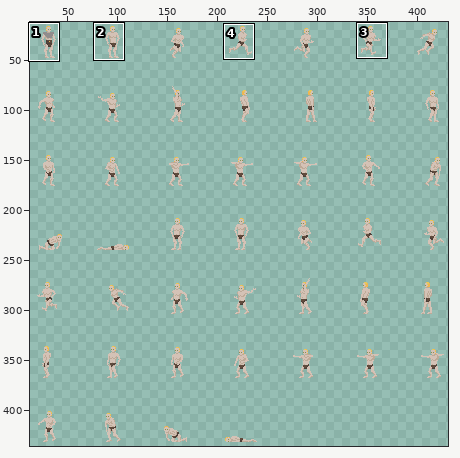
Two states of a pixel-art file, Sprites/Player/Equipment/plate_armor.aseprite. Above, an overview of the earlier version with the close-up marked.
Close-up. The starting point:
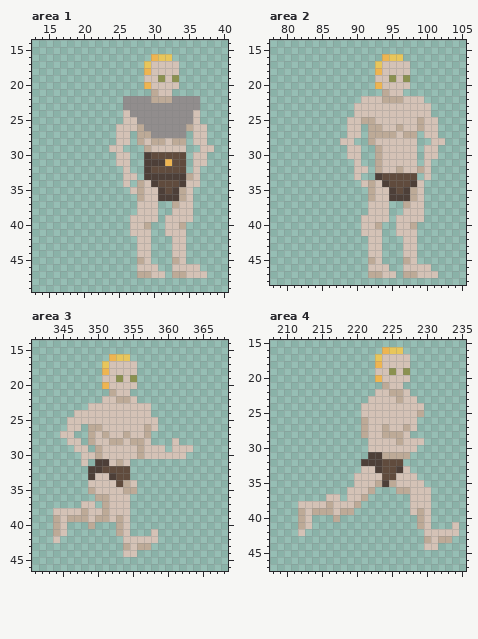
448x448 pixels, 1 frame. Shown: area 1: x 13..40, y 14..49; area 2: x 78..105, y 14..48; area 3: x 341..368, y 14..46; area 4: x 208..235, y 15..47. The wide view leaves out empty margins. The commit also changed other parts of the picture, which this record leaves out.
After the commit:
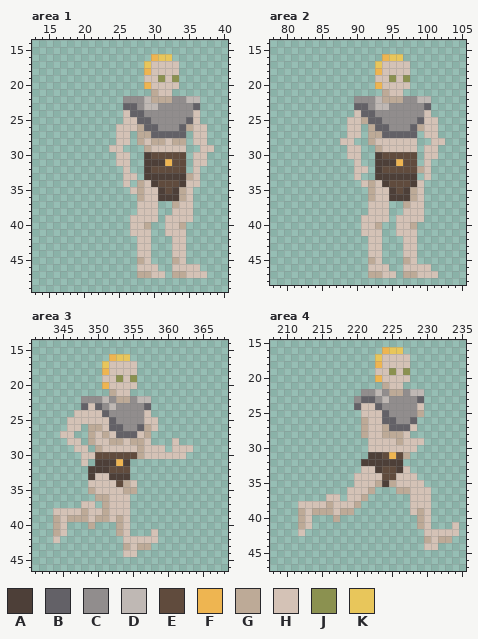
Palette (. is transparent): A #4d3f38  B #636167  C #918d8d  D #bfb8b4  E #604b3d  F #eeb551  G #bdaa97  H #d4c2b6  J #8b9150  K #e8c65b
The exact change:
Changed rows in their new state; - is an unchanged pixel.
Area 1, layer "Layer 1":
first column x 26:
22 ---D-----DD
23 BB-DD-----B
24 -BB--------
25 --BB-----B-
26 ---BB---B--
27 ----BBBBB--
Area 2, layer "Layer 1":
first column x 90:
22 CCCD---CCDD
23 BBCDDCCCCCB
24 -BBCCCCCCC-
25 --BBCCCCCB-
26 ---BBCCCB--
27 ----BBBBB--
30 ---AEEEEE--
31 ---AAAFEE--
32 ---AEEEEE--
33 ----AAAAA--
Area 3, layer "Layer 1":
first column x 348:
22 CCCDC--CDD
23 B-BCDCCCCB
24 ---BCCCCC-
25 ----BCCCC-
26 ----BBCCB-
27 -----BBB--
30 --EEEEEE--
31 ----AFA---
32 ---A------
33 -----AA---
Area 4, layer "Layer 1":
first column x 220:
22 -CCDC--CDD
23 CBBCDCCCCB
24 B--BCCCCC-
25 ----BCCCC-
26 ----BBCCB-
27 -----BBB--
first column x 224:
31 EFE
32 AAA
